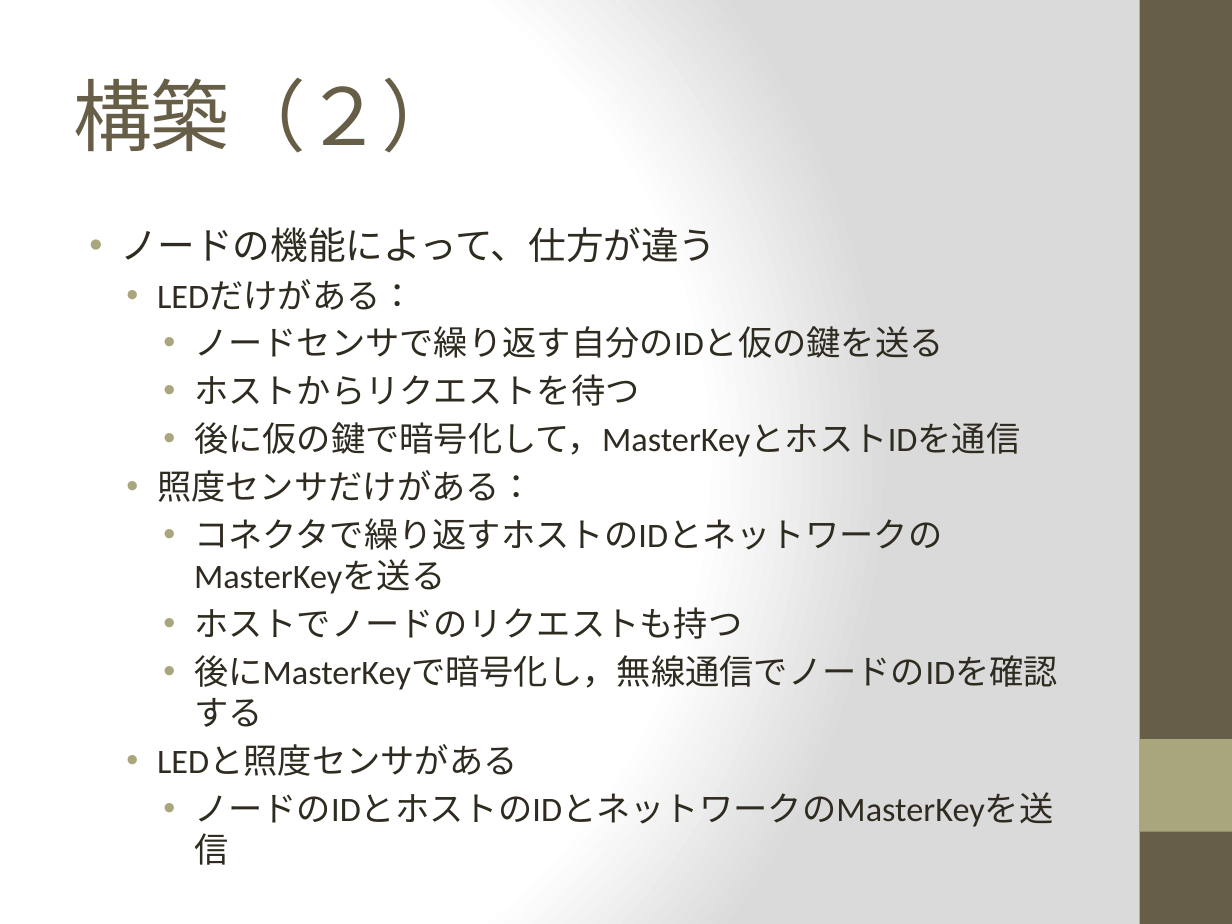
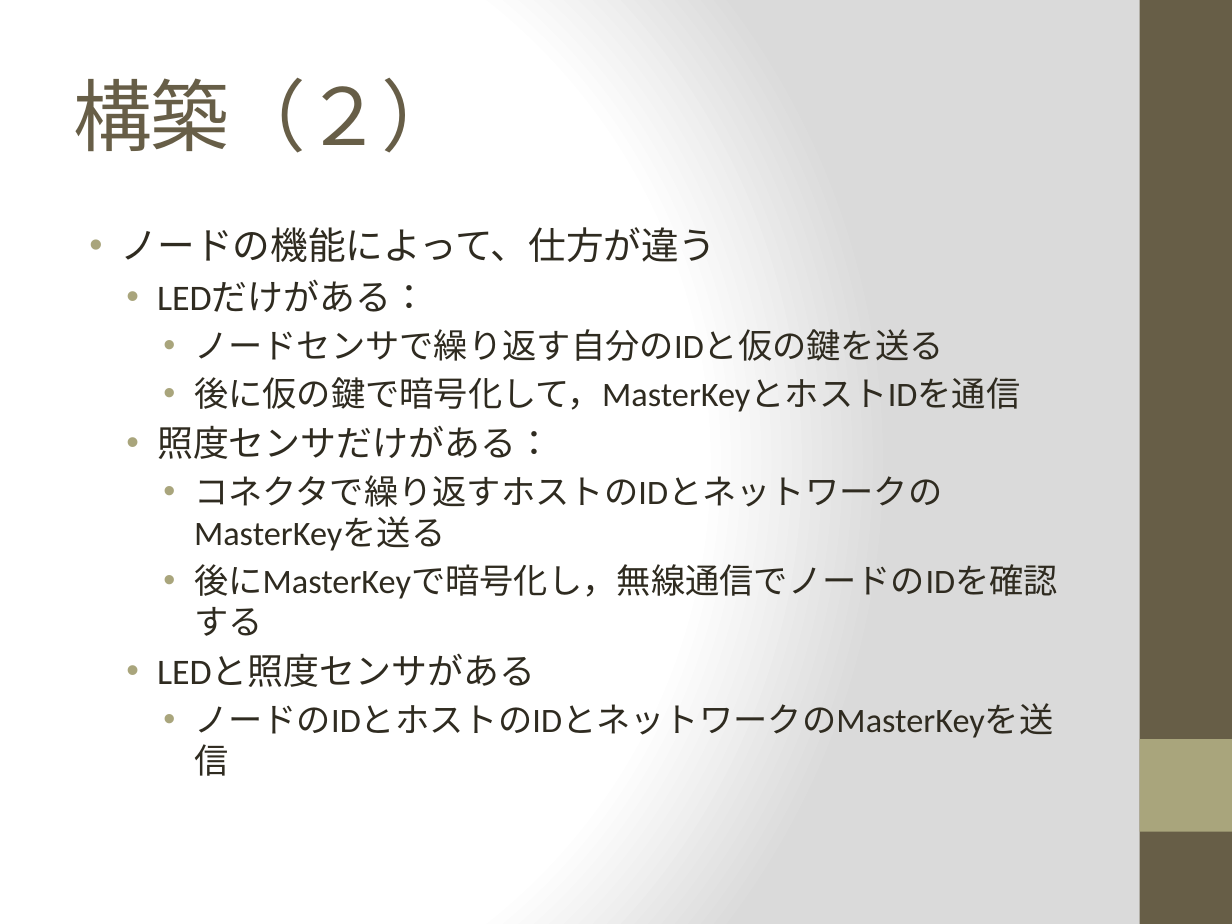
Before and after one commit to spidercpsf/Term2011, a slide deck: slide 19 of UsingLightCommunicationDeployWirelessSensorNetworkv4.pptx. Drawn at 1232x924 pixels with LibreOffice and Linux fonts; fonts in the diff are those of the drawing. Boxes give left, top, right and bottom in pixels: in the first picture for what was removed or moved away, otherwise in the second. Text is boxed around its words. In the diff, an @@ line names an element or a change of style, - is before the commit and + after.

```diff
--- a/UsingLightCommunicationDeployWirelessSensorNetworkv4.pptx
+++ b/UsingLightCommunicationDeployWirelessSensorNetworkv4.pptx
@@ text at (x1=157, y1=280, x2=552, y2=687): size 20 to 21 pt in "LEDだけがある：", "照度センサだけがある：", "LEDと照度センサがある" @@
@@ text at (x1=194, y1=374, x2=640, y2=406): paragraph removed @@
-        • ホストからリクエストを待つ
@@ text at (x1=194, y1=607, x2=742, y2=639): paragraph removed @@
-        • ホストでノードのリクエストも持つ
```
Also in this commit, not shown: 8 other slides changed, 1 slide added, 1 slide removed, 30 other files.
